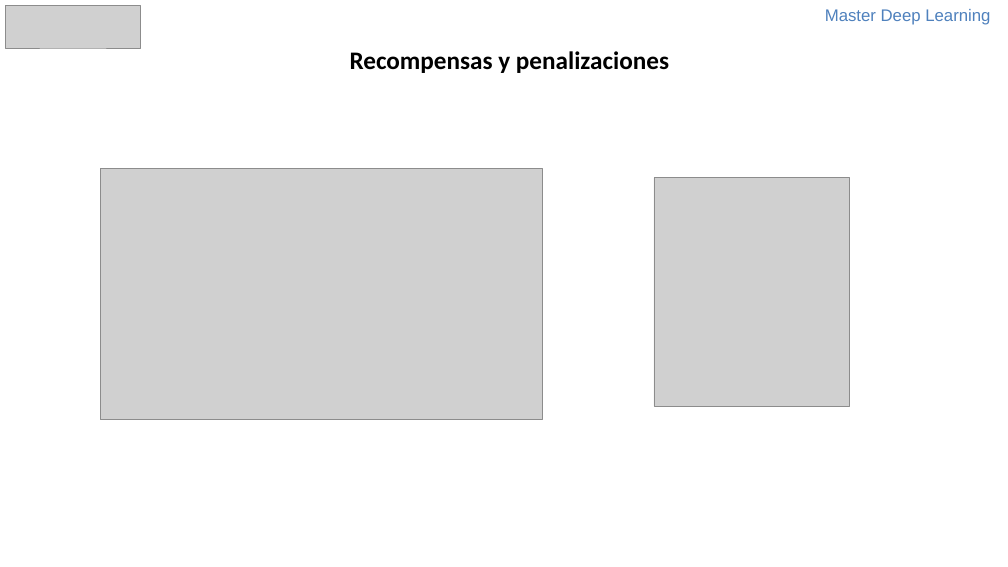
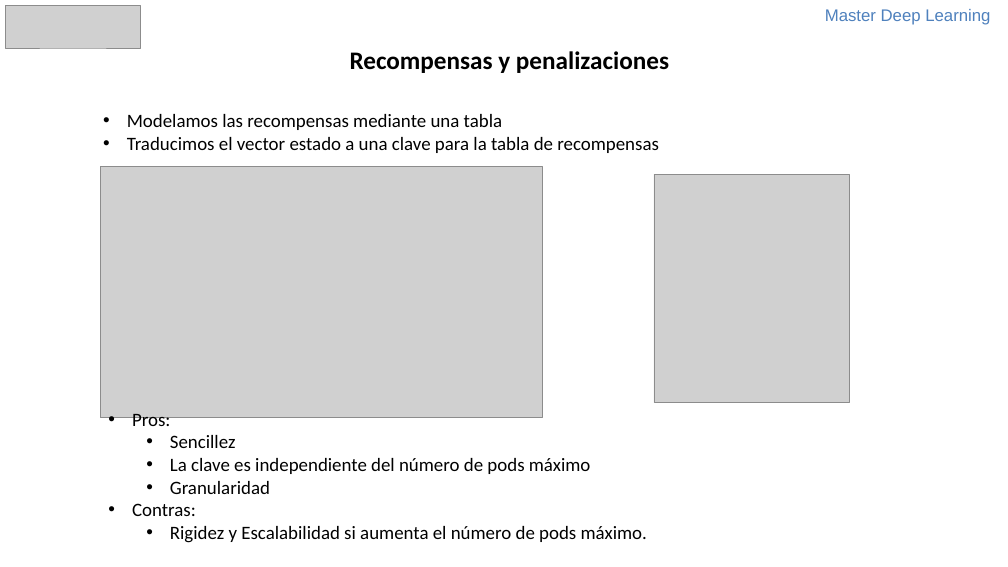
Before and after one commit to mlalandag/HPAwDRL, a slide deck: slide 11 of doc/HpaWithDrl.pptx. Drawn at 1008x567 pixels with LibreOffice and Linux fonts; fonts in the diff are those of the drawing; grey boxes stand for pictures. Boxes give left, top, right and bottom in pixels: in the first picture for what was removed or moved away, otherwise in the second. Text is boxed around its words. In the diff, an @@ line names an element or a change of style, - is before the commit and + after.

```diff
--- a/doc/HpaWithDrl.pptx
+++ b/doc/HpaWithDrl.pptx
@@ text added at (127, 114, 659, 153), 18 pt, text #000000 @@
+• Modelamos las recompensas mediante una tabla
+• Traducimos el vector estado a una clave para la tabla de recompensas
@@ picture: place and size @@
-picture at (654, 178, 849, 406)
+picture at (654, 174, 849, 402)
@@ text added at (132, 414, 647, 543), 18 pt, text #000000 @@
+• Pros:
+  • Sencillez
+  • La clave es independiente del número de pods máximo
+  • Granularidad
+• Contras:
+  • Rigidez y Escalabilidad si aumenta el número de pods máximo.
```
Also in this commit, not shown: 5 other slides changed, 1 slide added, 1 slide removed, 1 other file.
